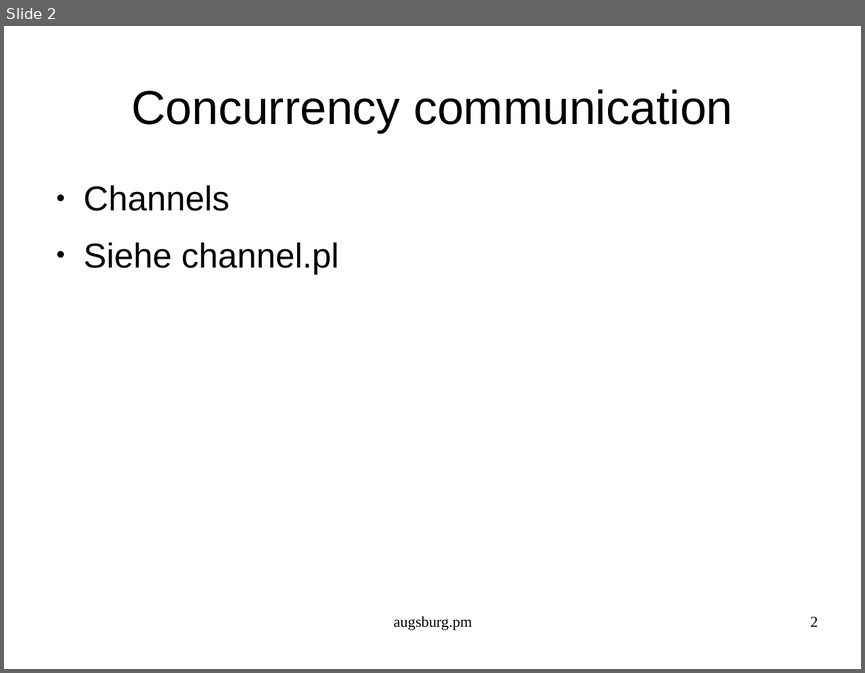
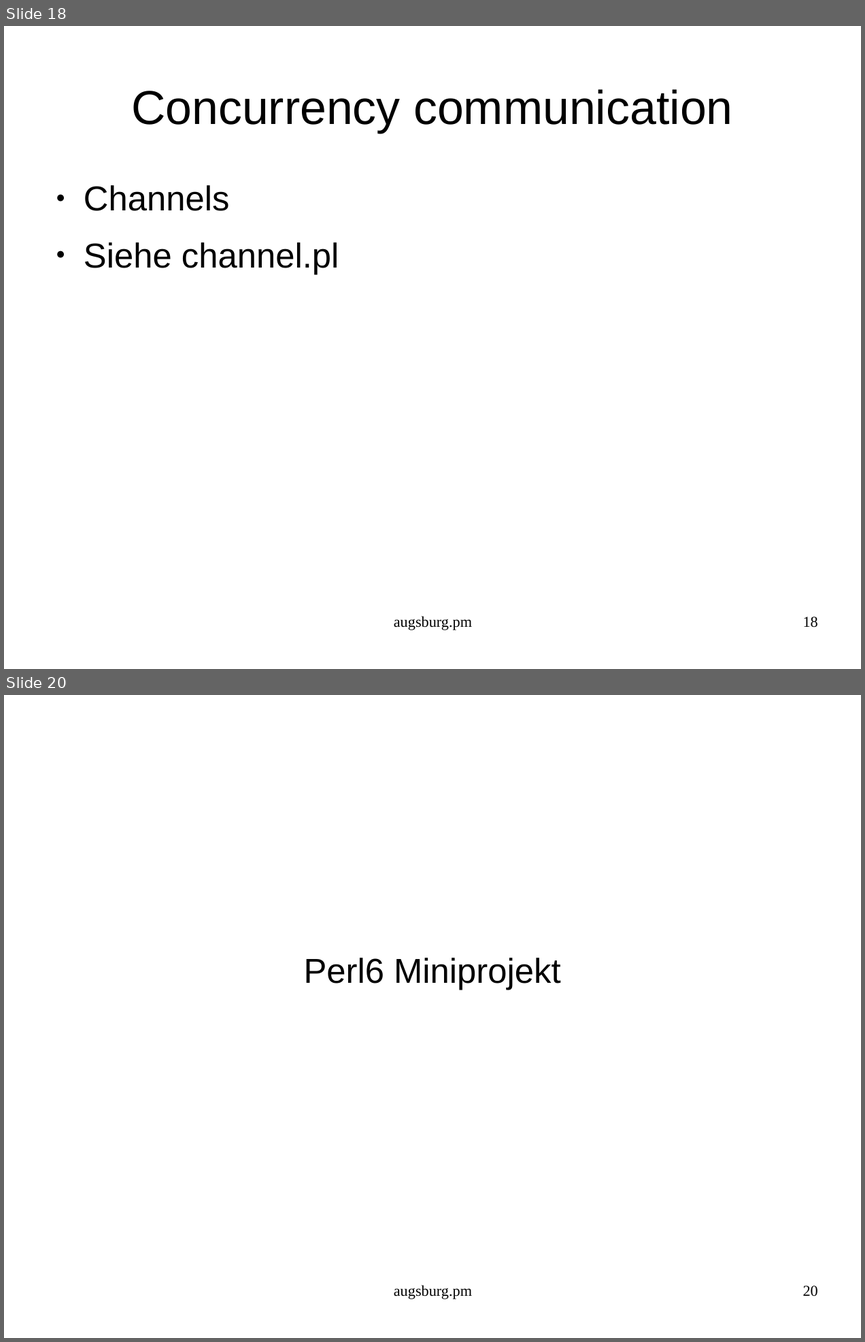
Before and after one commit to augsburgpm/augsburgpm.talk.2016.02, a slide deck: talk.odp. Shown one above the other, each under a label of ours: slide 2 before the commit, slides 18 and 20 after it; the slides between them are not shown. The pictures are 865x673 and 865x1342 pixels, drawn with LibreOffice and Linux fonts; fonts in the diff are those of the drawing. Boxes give left, top, right and bottom in pixels: in the first picture for what was removed or moved away, otherwise in the second. Text is boxed around its words. In the diff, an @@ line names an element or a change of style, - is before the commit and + after.

```diff
--- a/talk.odp
+++ b/talk.odp
@@ slide 20 added at (x1=4, y1=695, x2=861, y2=1338), background #FFFFFF @@
@@ subtitle added at (x1=304, y1=957, x2=561, y2=990), 32 pt, text #000000 @@
+Perl6 Miniprojekt
@@ text added at (x1=394, y1=1285, x2=472, y2=1299), 14 pt, text #000000 @@
+augsburg.pm
@@ page number added at (x1=803, y1=1285, x2=818, y2=1296), 14 pt, text #000000 @@
+20
@@ what was slide 2 is now slide 18 @@
@@ page number at (x1=803, y1=616, x2=818, y2=627): text changed @@
-2
+18
```
Also in this commit, not shown: 1 slide changed, 11 other slides added, 1 slide removed, 4 other files.
